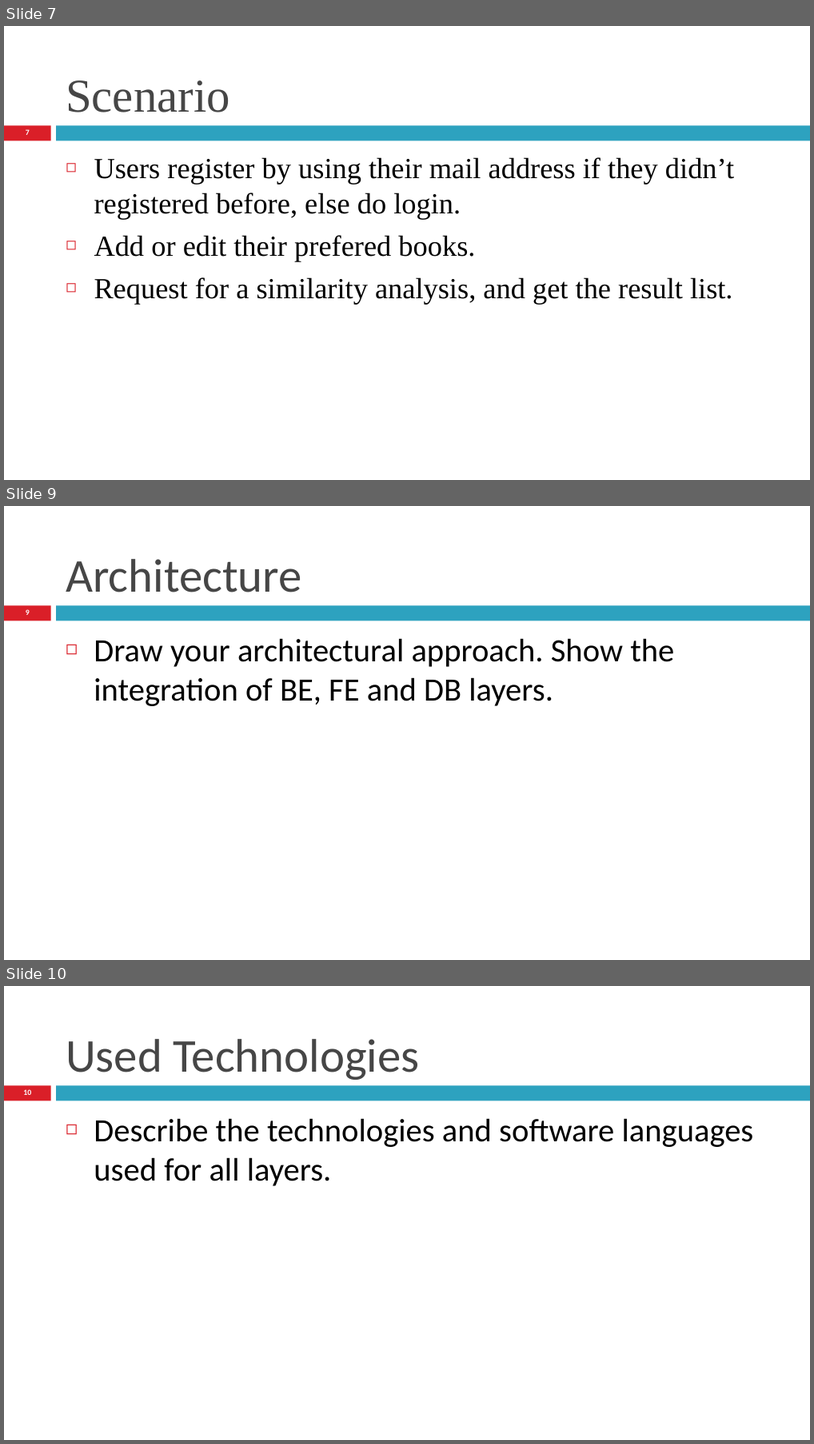
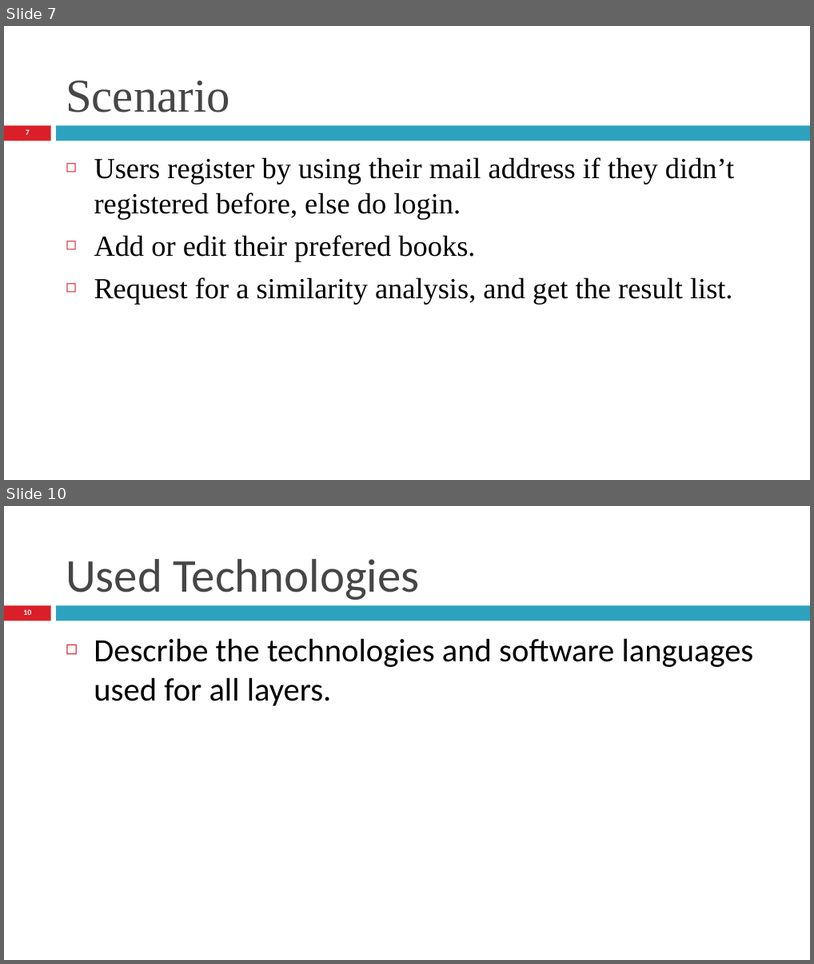
Before and after one commit to NJT145/my_github_repository_Python, a slide deck: website_simAnalyzer/Mobile Programming-Final Presentation.odp. Shown one above the other, each under a label of ours: slides 7, 9 and 10 before the commit, slides 7 and 10 after it; the slides between them are not shown. The pictures are 814x1444 and 814x964 pixels, drawn with LibreOffice and Linux fonts; fonts in the diff are those of the drawing. Boxes give left, top, right and bottom in pixels: in the first picture for what was removed or moved away, otherwise in the second. Text is boxed around its words. In the diff, an @@ line names an element or a change of style, - is before the commit and + after.

```diff
--- a/website_simAnalyzer/Mobile Programming-Final Presentation.odp
+++ b/website_simAnalyzer/Mobile Programming-Final Presentation.odp
@@ slide 9 removed at <box>4,506,810,960</box>, background #FFFFFF; not listed: 2 template elements that a slide beside it also shows @@
@@ title removed at <box>66,559,302,592</box> @@
-Architecture
@@ page number removed at <box>26,609,30,615</box> @@
-9
@@ text removed at <box>94,638,674,706</box> @@
-◻ Draw your architectural approach. Show the integration of BE, FE and DB layers.
```
Also in this commit, not shown: 2 slides changed, 1 slide added, 2 other files.
